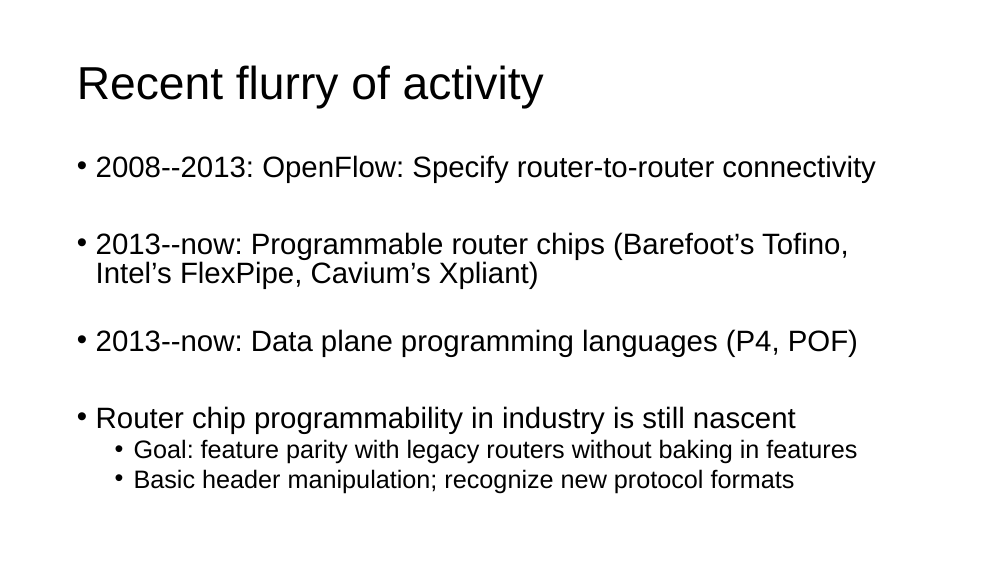
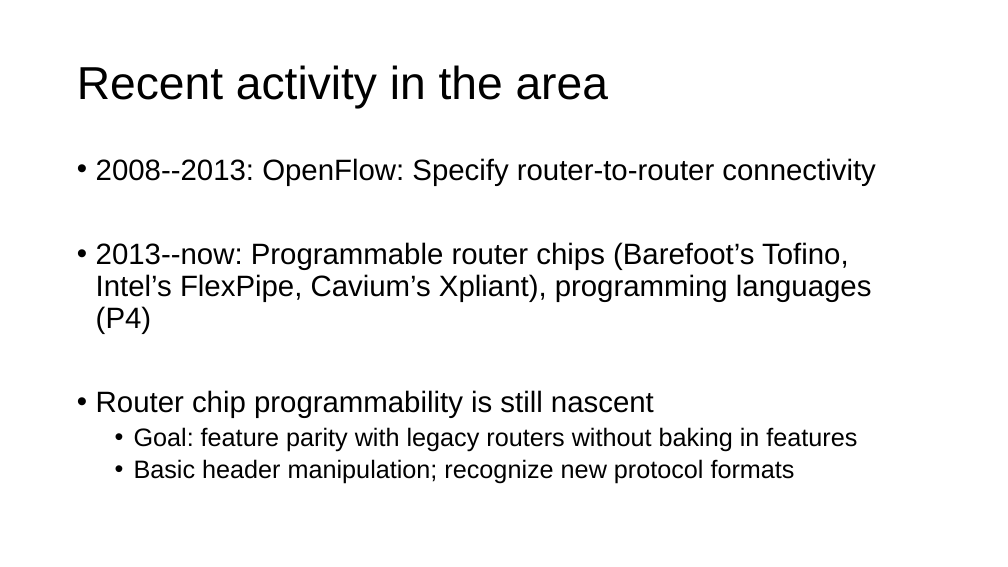
Before and after one commit to anirudhSK/pifo-domino-marple-ppts, a slide deck: slide 6 of combined_domino_pifo.pptx. Drawn at 1008x567 pixels with LibreOffice and Linux fonts; fonts in the diff are those of the drawing. Boxes give left, top, right and bottom in pixels: in the first picture for what was removed or moved away, otherwise in the second. Text is boxed around its words. In the diff, an @@ line names an element or a change of style, - is before the commit and + after.

```diff
--- a/combined_domino_pifo.pptx
+++ b/combined_domino_pifo.pptx
@@ title at box(77, 65, 608, 109): text changed @@
-Recent flurry of activity
+Recent activity in the area
@@ text at box(96, 158, 875, 484): line spacing 0.8 to 0.9 @@
@@ text at box(96, 242, 872, 418): text changed @@
-• 2013--now: Programmable router chips (Barefoot’s Tofino, Intel’s FlexPipe, Cavium’s Xpliant)
-• 2013--now: Data plane programming languages (P4, POF)
-• Router chip programmability in industry is still nascent
+• 2013--now: Programmable router chips (Barefoot’s Tofino, Intel’s FlexPipe, Cavium’s Xpliant), programming languages (P4)
+• Router chip programmability is still nascent
```
Also in this commit, not shown: 5 other slides changed, 1 slide added.
